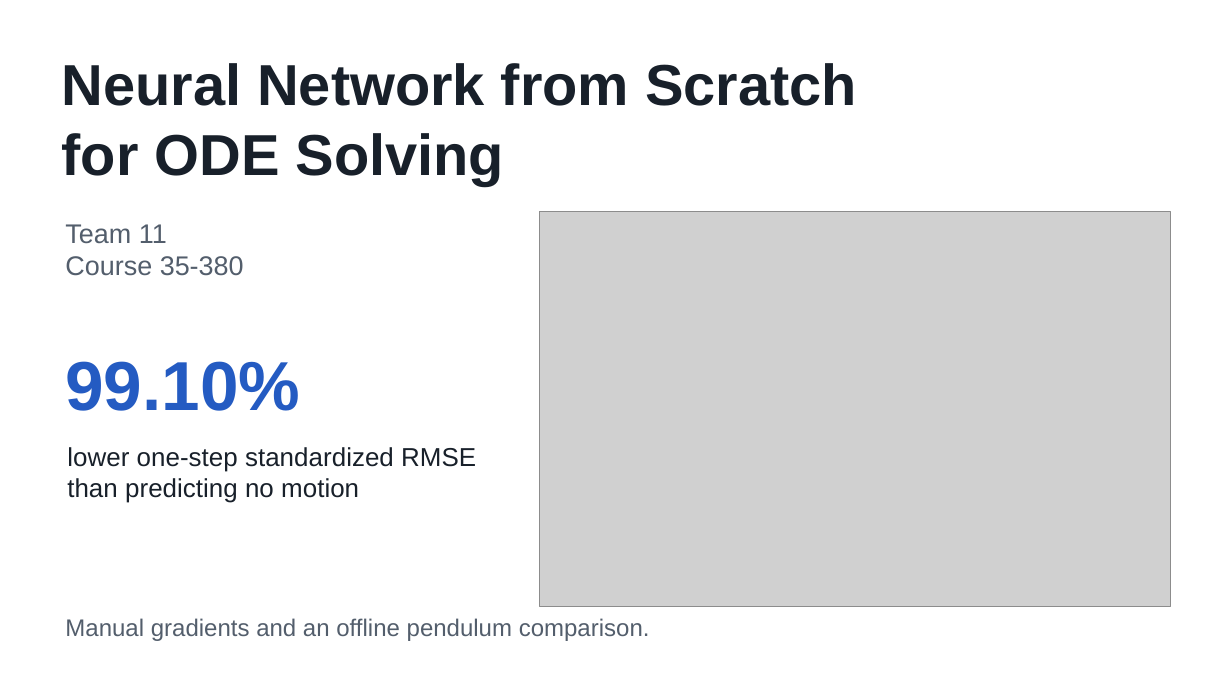
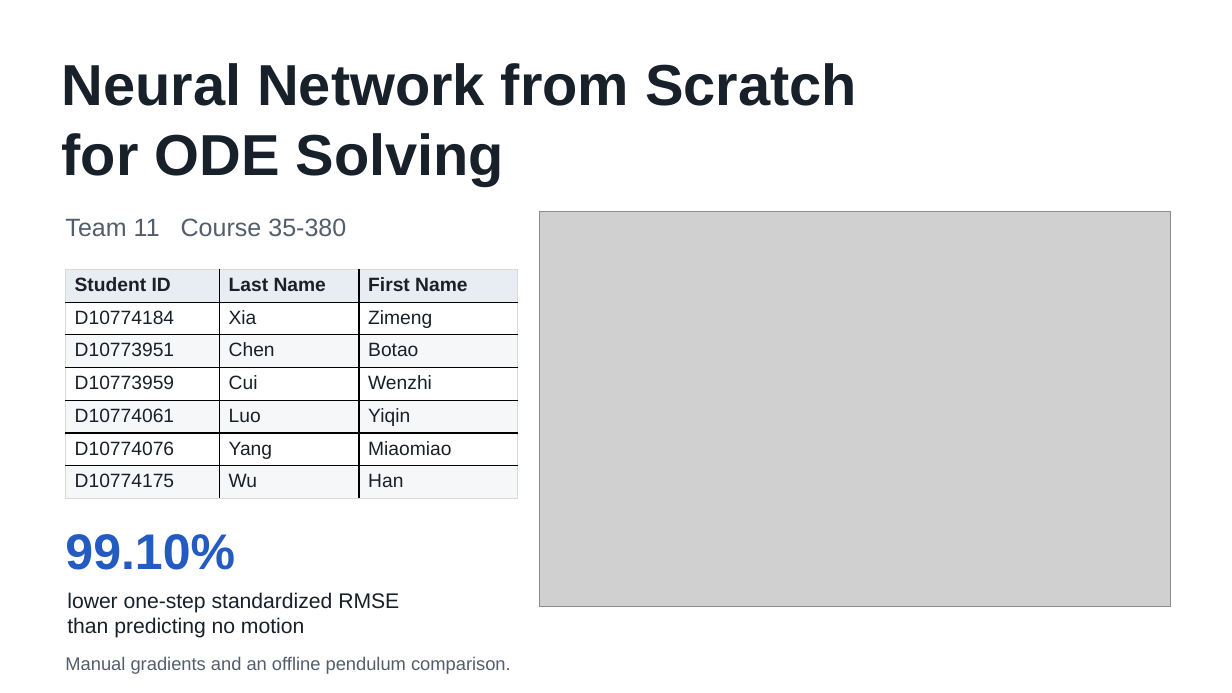
Before and after one commit to xiaobo121388/project11-neural-ode, a slide deck: slide 1 of docs/Project11_Presentation.pptx. Drawn at 1232x693 pixels with LibreOffice and Linux fonts; fonts in the diff are those of the drawing; grey boxes stand for pictures. Boxes give left, top, right and bottom in pixels: in the first picture for what was removed or moved away, otherwise in the second. Text is boxed around its words. In the diff, an @@ line names an element or a change of style, - is before the commit and + after.

Commit message:
docs(team): 填入六名组员并更新报告与演示
按名单同步学号、英文姓名和组别，保留分工空栏，更新报告及幻灯片首页并清理相关冗余说明。

```diff
--- a/docs/Project11_Presentation.pptx
+++ b/docs/Project11_Presentation.pptx
@@ text at (x1=65, y1=218, x2=346, y2=237): text changed; size 21 to 19.5 pt @@
-Team 11
-Course 35-380
+Team 11 Course 35-380
@@ table added at (x1=66, y1=270, x2=518, y2=499), 7 rows, 3 columns @@
+Student ID | Last Name | First Name
+D10774184 | Xia | Zimeng
+D10773951 | Chen | Botao
+D10773959 | Cui | Wenzhi
+D10774061 | Luo | Yiqin
+D10774076 | Yang | Miaomiao
+D10774175 | Wu | Han
@@ text "99.10%" moved from (x1=65, y1=361, x2=300, y2=411) to (x1=65, y1=534, x2=235, y2=570) @@
@@ text "99.10%" at (x1=65, y1=534, x2=235, y2=570): size 54 to 39 pt @@
@@ text "lower one-step standardized RMSE" moved from (x1=67, y1=447, x2=476, y2=503) to (x1=67, y1=592, x2=399, y2=638) @@
@@ text "lower one-step standardized RMSE" at (x1=67, y1=592, x2=399, y2=638): size 20.2 to 16.5 pt @@
@@ text "Manual gradients and an offline ..." moved from (x1=65, y1=618, x2=650, y2=641) to (x1=65, y1=656, x2=511, y2=674) @@
@@ text "Manual gradients and an offline ..." at (x1=65, y1=656, x2=511, y2=674): size 18.8 to 14.2 pt @@
```
Also in this commit, not shown: 1 other slide changed, 3 other files.
